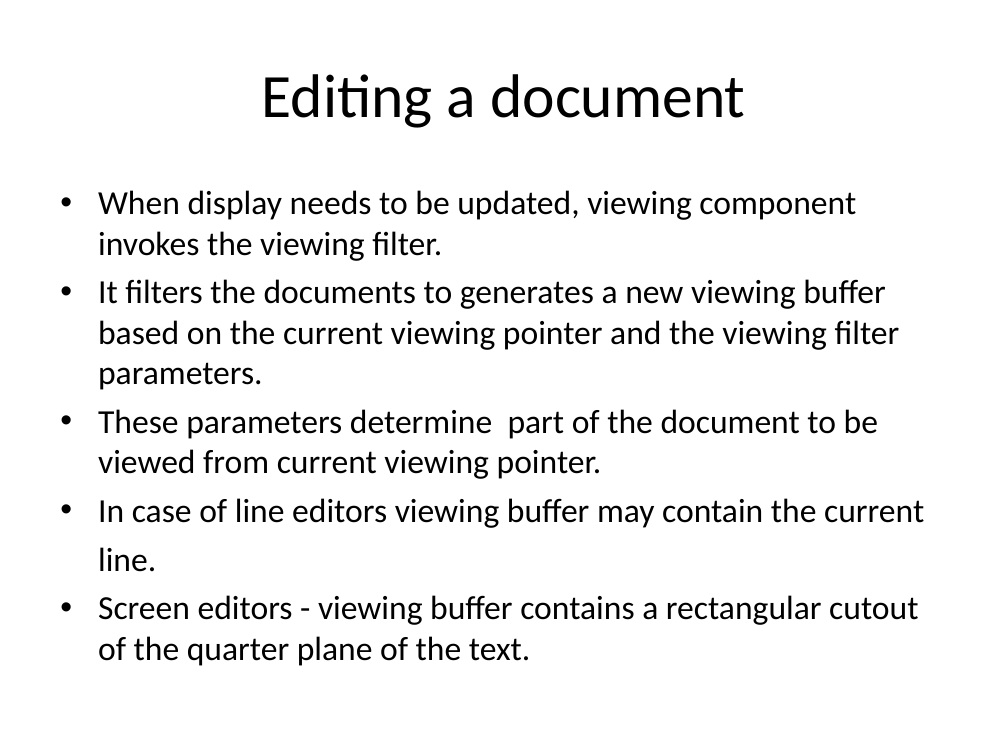
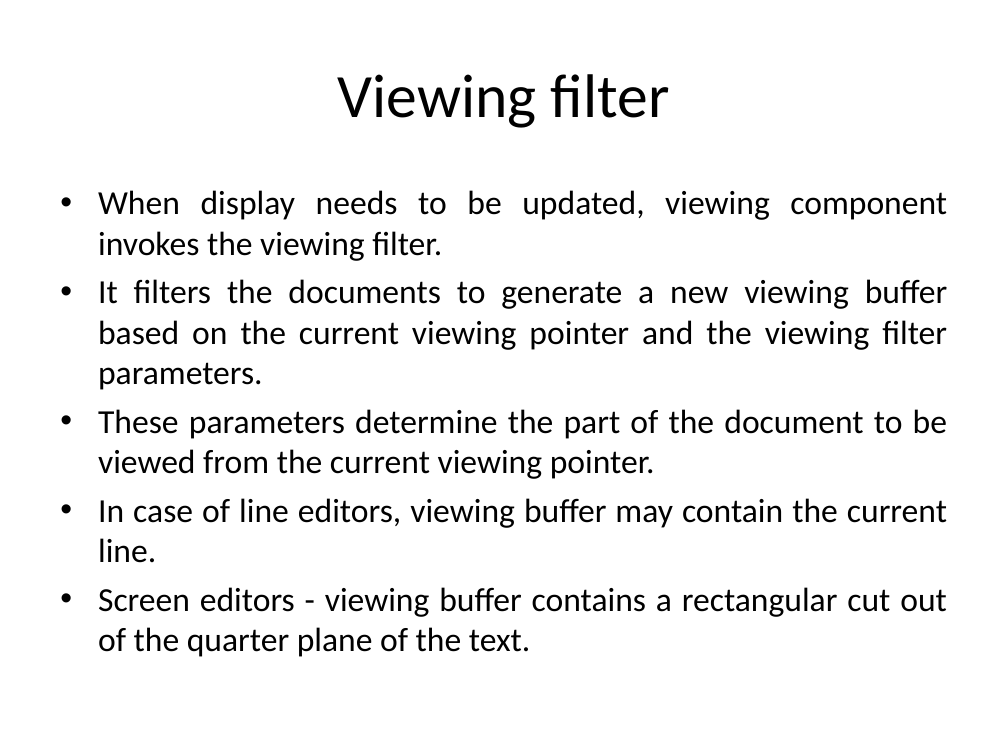
Before and after one commit to kazimsayed954/S5, a slide deck: slide 18 of 02. System Software/Sir's PPTs/6. Editors and Debuggers.ppt (slide 17 before the commit). Drawn at 1008x756 pixels with LibreOffice and Linux fonts; fonts in the diff are those of the drawing. Boxes give left, top, right and bottom in pixels: in the first picture for what was removed or moved away, otherwise in the second. Text is boxed around its words. In the diff, an @@ line names an element or a change of style, - is before the commit and + after.

```diff
--- a/02. System Software/Sir's PPTs/6. Editors and Debuggers.ppt
+++ b/02. System Software/Sir's PPTs/6. Editors and Debuggers.ppt
@@ title at [338,74,670,128]: text changed @@
-Editing a document
+Viewing filter
@@ text at [98,190,947,261]: alignment left to justified @@
@@ text at [98,279,947,657]: text changed @@
-• It filters the documents to generates a new viewing buffer based on the current viewing pointer and the viewing filter parameters.
-• These parameters determine part of the document to be viewed from current viewing pointer.
-• In case of line editors viewing buffer may contain the current
-line.
-• Screen editors - viewing buffer contains a rectangular cutout of the quarter plane of the text.
+• It filters the documents to generate a new viewing buffer based on the current viewing pointer and the viewing filter parameters.
+• These parameters determine the part of the document to be viewed from the current viewing pointer.
+• In case of line editors, viewing buffer may contain the current line.
+• Screen editors - viewing buffer contains a rectangular cut out of the quarter plane of the text.
```
Also in this commit, not shown: 46 other slides changed, 3 slides added, 1 other file.
